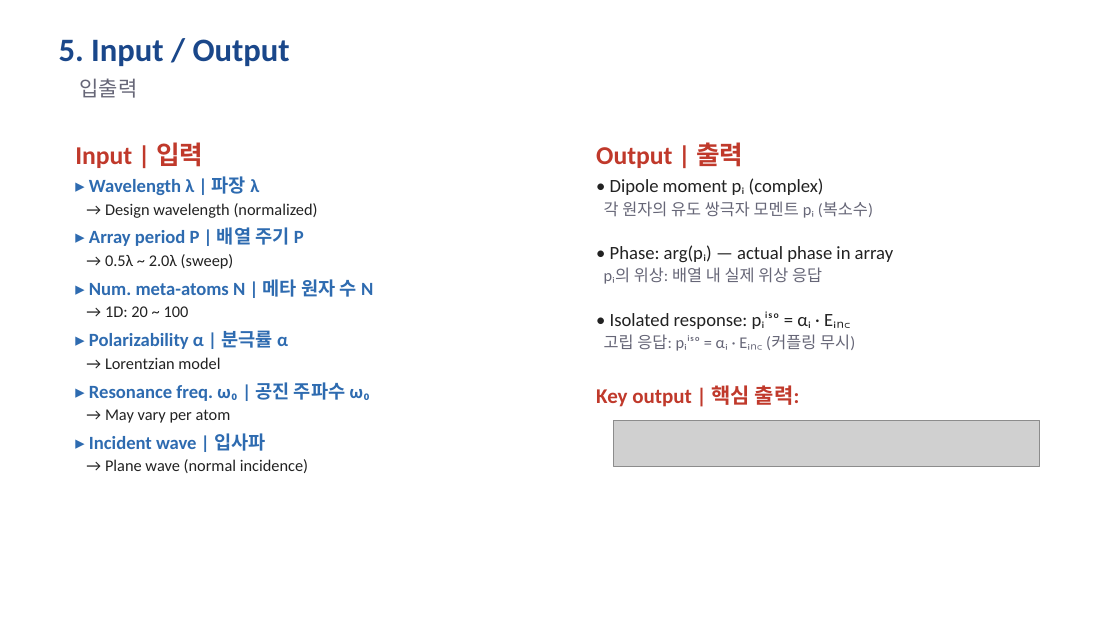
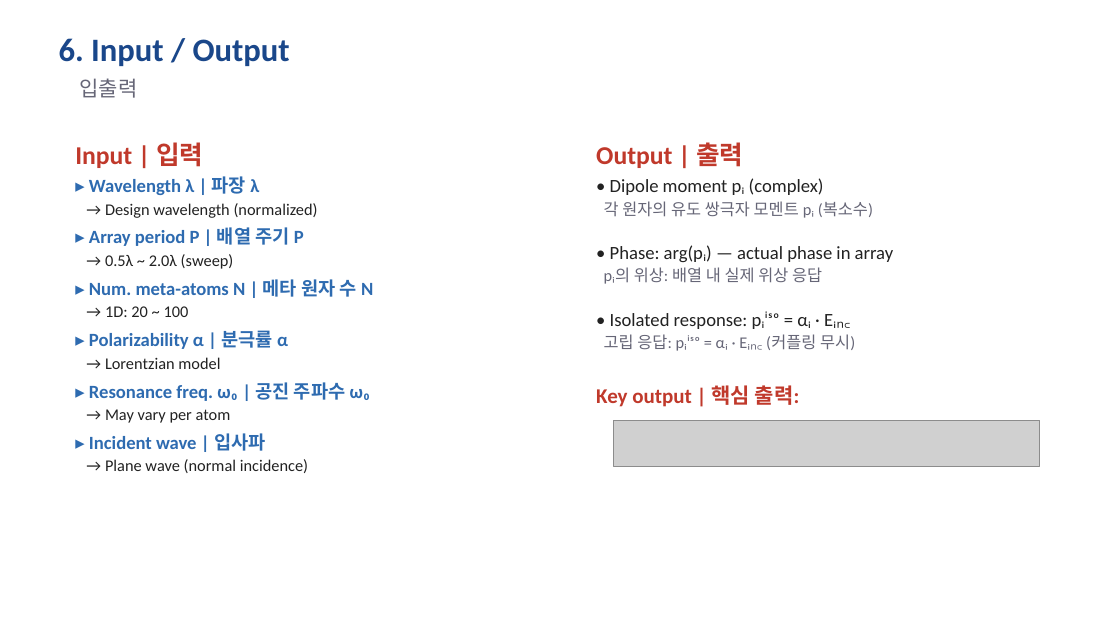
Before and after one commit to songyb111-gachon/week1, a slide deck: slide 7 of week1_proposal_v2.pptx (slide 6 before the commit). Drawn at 1120x630 pixels with LibreOffice and Linux fonts; fonts in the diff are those of the drawing; grey boxes stand for pictures. Boxes give left, top, right and bottom in pixels: in the first picture for what was removed or moved away, otherwise in the second. Text is boxed around its words. In the diff, an @@ line names an element or a change of style, - is before the commit and + after.

```diff
--- a/week1_proposal_v2.pptx
+++ b/week1_proposal_v2.pptx
@@ text at bbox=[59, 38, 290, 66]: text changed @@
-5. Input / Output
+6. Input / Output
```
Also in this commit, not shown: 5 other slides changed, 1 slide added, 3 other files.
